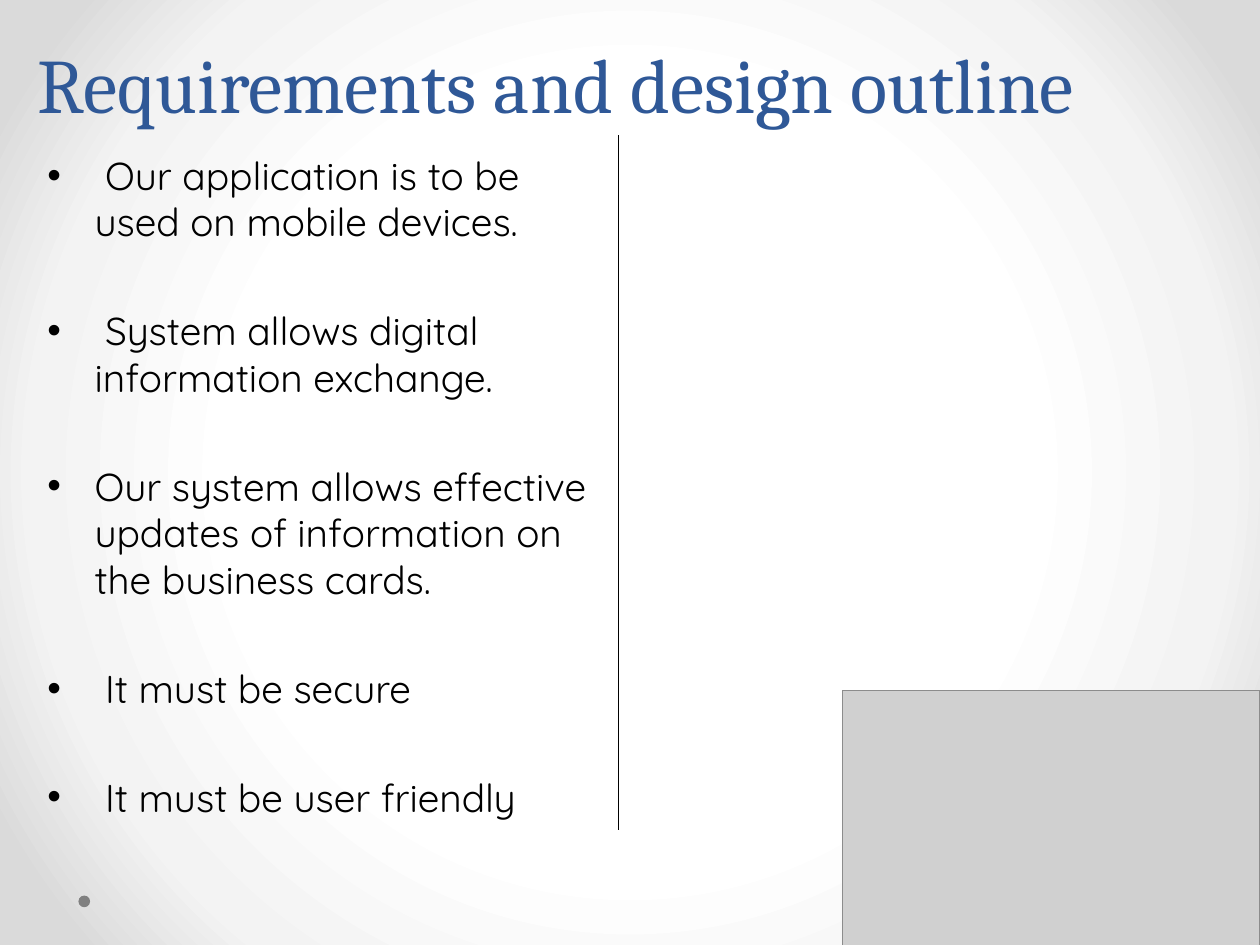
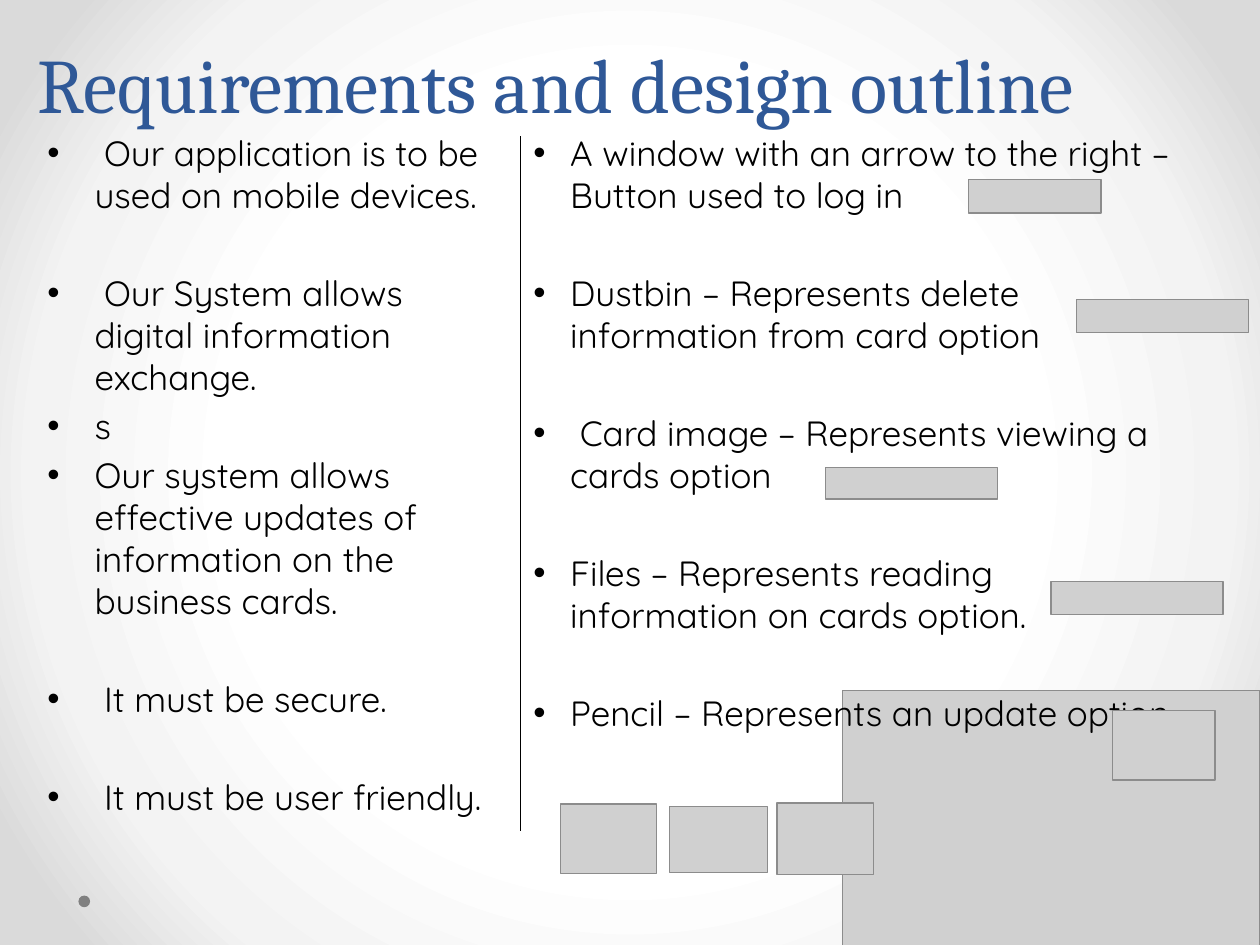
Before and after one commit to XoloKDandashe/Alpha-Tech, a slide deck: slide 4 of Alpha-Tech-Demo1.pptx. Drawn at 1260x945 pixels with LibreOffice and Linux fonts; fonts in the diff are those of the drawing; grey boxes stand for pictures. Boxes give left, top, right and bottom in pixels: in the first picture for what was removed or moved away, otherwise in the second. Text is boxed around its words. In the diff, an @@ line names an element or a change of style, - is before the commit and + after.

Commit message:
Add files via upload
Final version of slides

```diff
--- a/Alpha-Tech-Demo1.pptx
+++ b/Alpha-Tech-Demo1.pptx
@@ text "Our application is to be ...": place and size @@
-text "Our application is to be ..." at [95, 161, 586, 820]
+text "Our application is to be ..." at [95, 140, 481, 817]
@@ text at [95, 140, 479, 615]: size 22.2 to 20 pt in "Our application is to be used on ...", "Our system allows effective updates of information ..." @@
@@ line moved from (619, 135) - (619, 829) to (520, 136) - (520, 830) @@
@@ text added at [570, 140, 1169, 736], 20 pt, text #000000 @@
+• A window with an arrow to the right – Button used to log in
+• Dustbin – Represents delete information from card option
+• Card image – Represents viewing a cards option
+• Files – Represents reading information on cards option.
+• Pencil – Represents an update option
@@ picture added at [969, 179, 1101, 213] @@
@@ text at [95, 280, 402, 440]: text changed; size 22.2 to 20 pt @@
-• System allows digital information exchange.
+• Our System allows digital information exchange.
+• s
@@ picture added at [1076, 300, 1247, 333] @@
@@ picture added at [825, 467, 997, 499] @@
@@ picture added at [1051, 582, 1222, 615] @@
@@ text at [104, 686, 481, 817]: text changed; size 22.2 to 20 pt @@
-• It must be secure
-• It must be user friendly
+• It must be secure.
+• It must be user friendly.
@@ picture added at [1113, 711, 1215, 780] @@
@@ picture added at [561, 804, 656, 873] @@
@@ picture added at [669, 806, 767, 872] @@
@@ picture added at [777, 803, 874, 874] @@
```
Also in this commit, not shown: 1 other slide changed.
